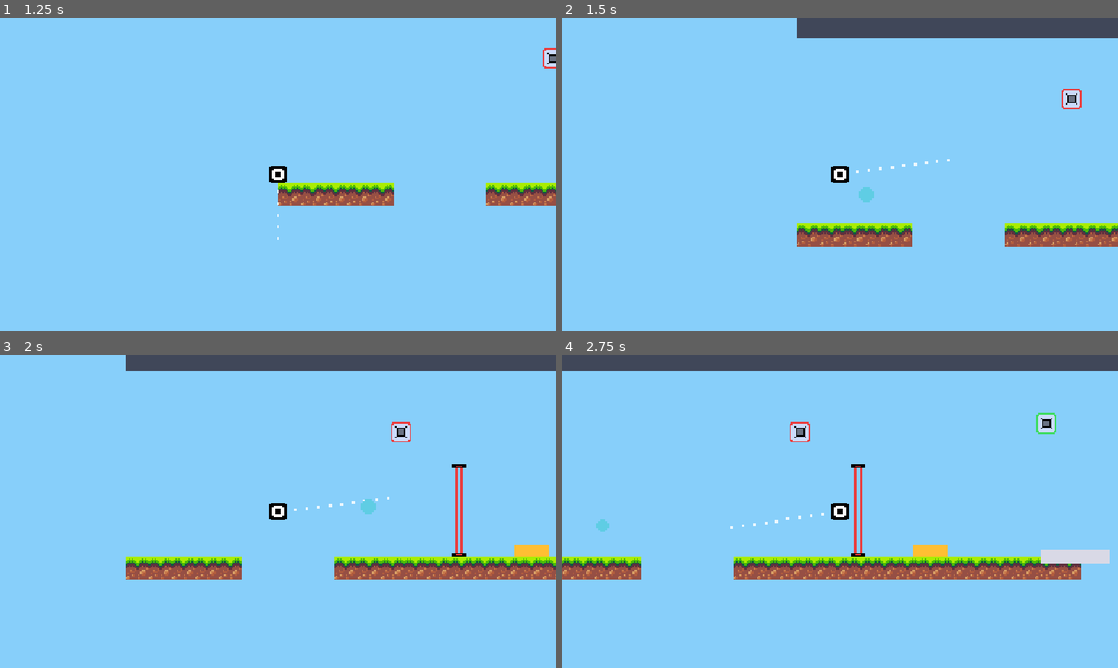
Above: before the commit, frames 1-4 (two rows, left to right).
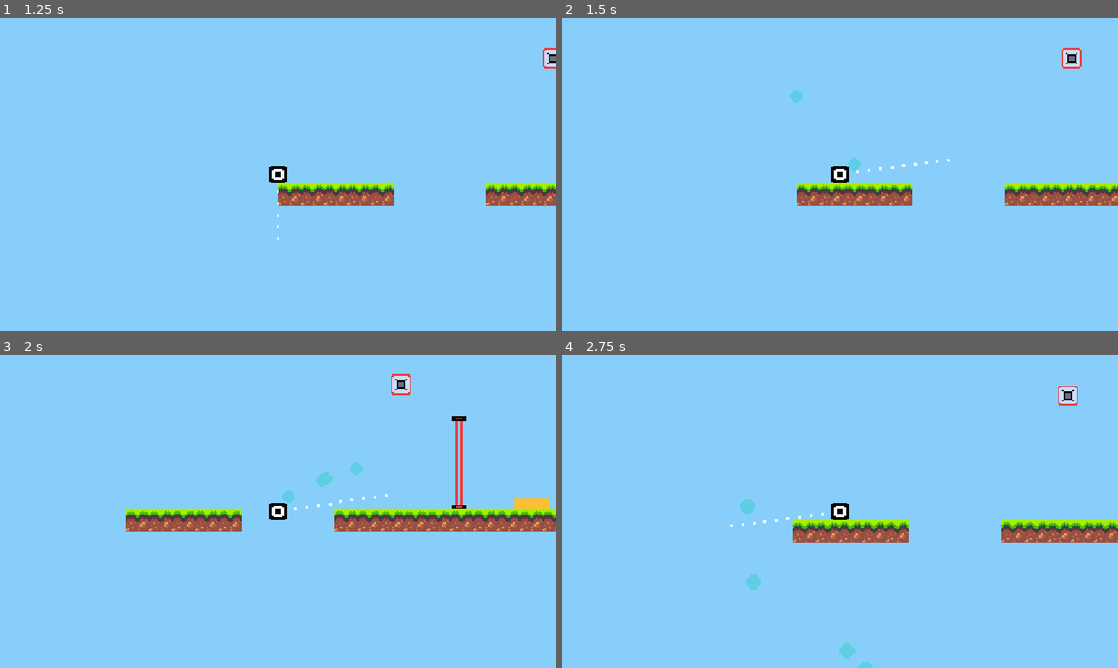
Above: after the commit, the same moments.

Repository: nalkn/rebound-rocket
Game: Godot game, scene res://nodes/menu.tscn
The game is run twice, just before and just after one commit, with the same random seed, the same clock (stepped at 60 frames per second) and the same inputs. Sound files missing from this copy of the repository are replaced by a short silence.
Inputs (mouse positions are in pixels of both pictures, inside the frame that each line leads up to):
- Up to frame 1 (1.25 s): click "Jouer" at 0.5 s
- Up to frame 2 (1.5 s): tap Enter (ui_accept) at 1.25 s; move the mouse to (962, 158) at 1.27 s; press the mouse at (962, 158) at 1.28 s; hold Right (ui_right) from 1.28 s (still down)
- Up to frame 3 (2 s): keep holding Right (ui_right); tap Enter (ui_accept) at 1.52, 1.55, 1.82 s
- Up to frame 4 (2.75 s): keep holding Right (ui_right); move the mouse to (728, 527) at 2.02 s; release the mouse at (728, 527) at 2.03 s; tap Enter (ui_accept) at 2.1, 2.27, 2.57 s; click (728, 527) at 2.3 s

Frame 1 is identical in both runs. In frame 2, 10% of the frame differs, in the area x 41-100%, y 0-74%; in frame 3, 14%; in frame 4, 16%, in the area x 0-100%, y 0-100%.

Commit message:
feat(game): remap keybinds

Diff:
--- a/my_player.gd
+++ b/my_player.gd
@@ -9,7 +9,7 @@
 	if not is_on_floor():
 		velocity += get_gravity() * delta
 
-	if Input.is_action_just_pressed("ui_accept") and is_on_floor():
+	if Input.is_action_just_pressed("ui_up") and is_on_floor():
 		velocity.y = JUMP_VELOCITY
 
 	var direction := Input.get_axis("ui_left", "ui_right")
@@ -58,7 +58,7 @@
 
 
 func _unhandled_input(event: InputEvent) -> void:
-	if event.is_action_pressed("shoot"):
+	if event.is_action_pressed("ui_accept") or event.is_action_pressed("shoot"):
 		shoot()
 
 
--- a/nodes/levels/level_1.tscn
+++ b/nodes/levels/level_1.tscn
@@ -61,7 +61,8 @@
 [node name="levelLogic" type="Node2D" parent="." unique_id=295831791]
 
 [node name="Ceiling" type="StaticBody2D" parent="levelLogic" unique_id=691950160]
-position = Vector2(390, -120)
+position = Vector2(667, -113)
+scale = Vector2(0.2799976, 1)
 
 [node name="ColorRect" type="ColorRect" parent="levelLogic/Ceiling" unique_id=995562771]
 offset_left = -390.0
@@ -69,6 +70,7 @@
 offset_right = 390.0
 offset_bottom = 8.0
 color = Color(0.25, 0.28, 0.35, 1)
+metadata/_edit_use_anchors_ = true
 
 [node name="CollisionShape2D" type="CollisionShape2D" parent="levelLogic/Ceiling" unique_id=138104815]
 shape = SubResource("RectangleShape2D_ceil")
@@ -176,6 +178,7 @@
 offset_right = 8.0
 offset_bottom = 48.0
 color = Color(0.25, 0.28, 0.35, 1)
+metadata/_edit_use_anchors_ = true
 
 [node name="CollisionShape2D" type="CollisionShape2D" parent="levelLogic/Shield2" unique_id=1567451097]
 shape = SubResource("RectangleShape2D_wall")
@@ -196,7 +199,6 @@
 [node name="Button3" type="Area2D" parent="levelLogic" unique_id=1936220479]
 position = Vector2(640, -70)
 script = ExtResource("3_btn")
-min_bounces = 2
 link_color = 2
 
 [node name="Sprite2D" type="Sprite2D" parent="levelLogic/Button3" unique_id=36218429]
